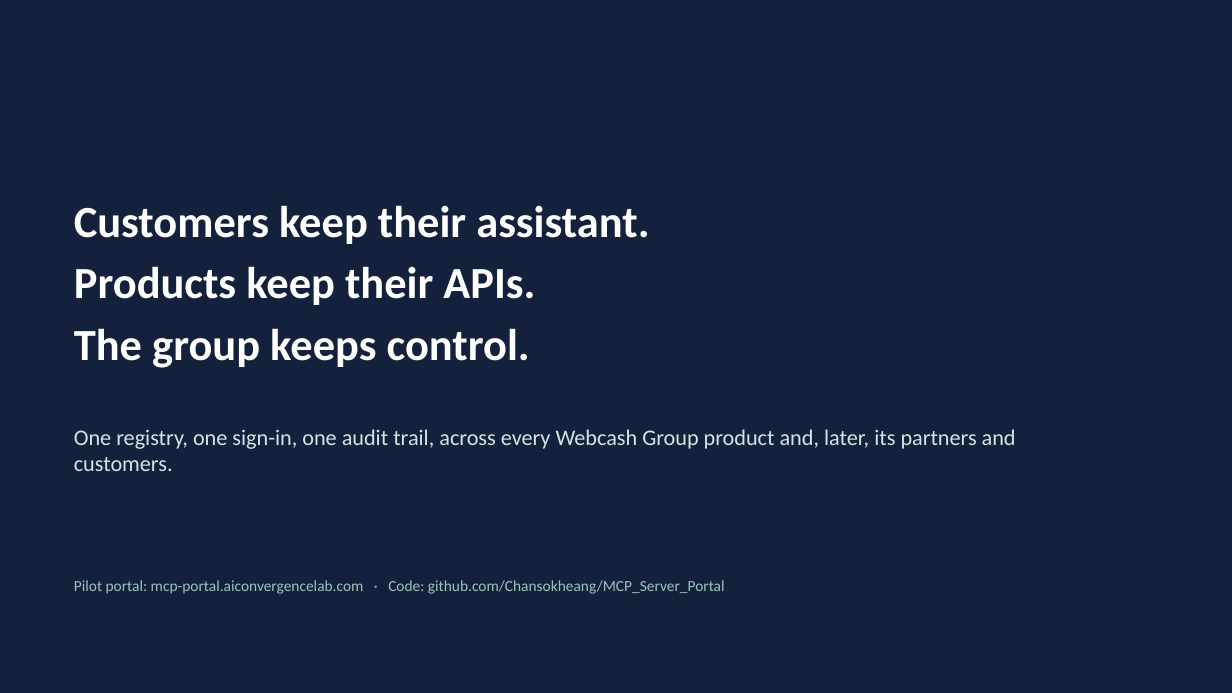
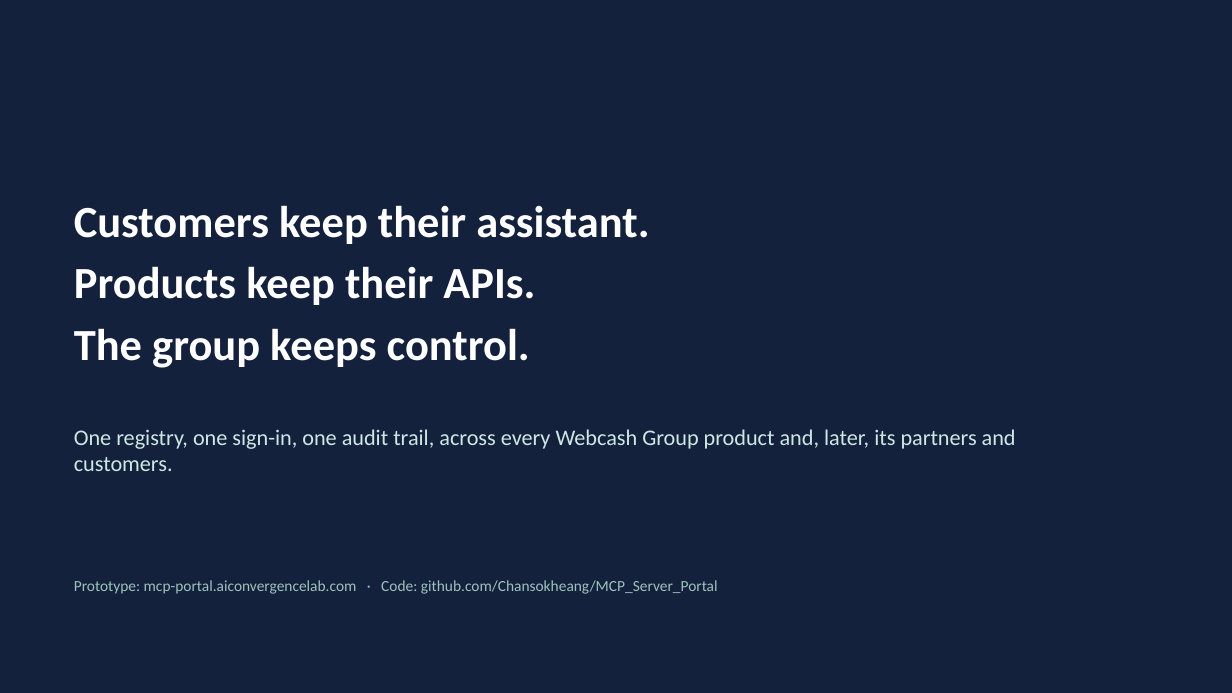
Before and after one commit to Chansokheang/MCP_Server_Portal, a slide deck: slide 18 of docs/webcash-ai-gateway-concept-visual.pptx. Drawn at 1232x693 pixels with LibreOffice and Linux fonts; fonts in the diff are those of the drawing. Boxes give left, top, right and bottom in pixels: in the first picture for what was removed or moved away, otherwise in the second. Text is boxed around its words. In the diff, an @@ line names an element or a change of style, - is before the commit and + after.

```diff
--- a/docs/webcash-ai-gateway-concept-visual.pptx
+++ b/docs/webcash-ai-gateway-concept-visual.pptx
@@ text at box(74, 580, 718, 594): text changed @@
-Pilot portal: mcp-portal.aiconvergencelab.com · Code: github.com/Chansokheang/MCP_Server_Portal
+Prototype: mcp-portal.aiconvergencelab.com · Code: github.com/Chansokheang/MCP_Server_Portal
```
Also in this commit, not shown: 3 other slides changed, 1 other file.
